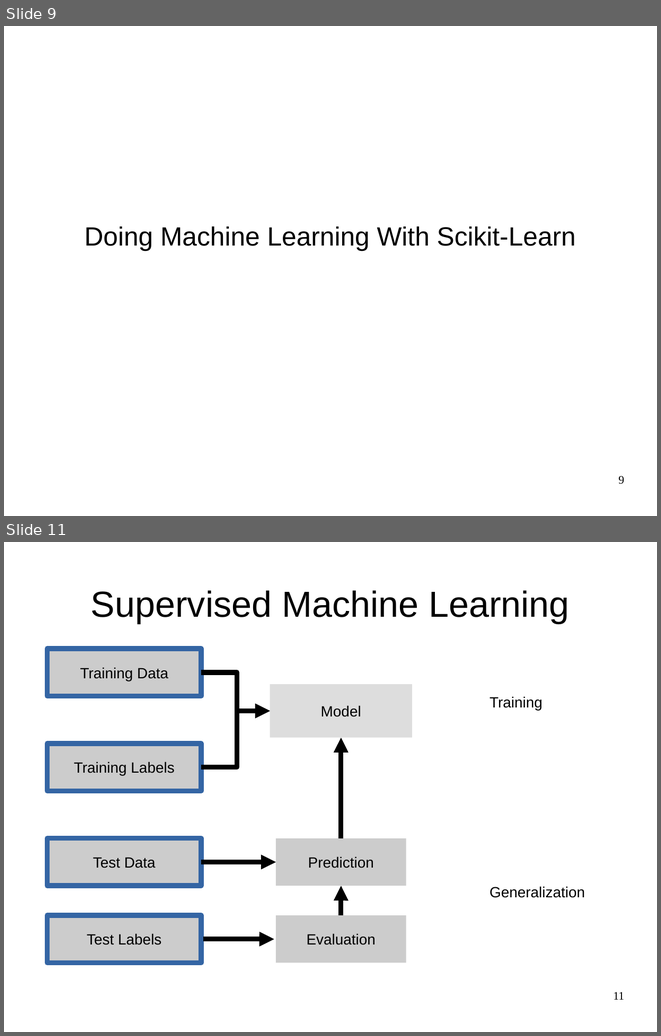
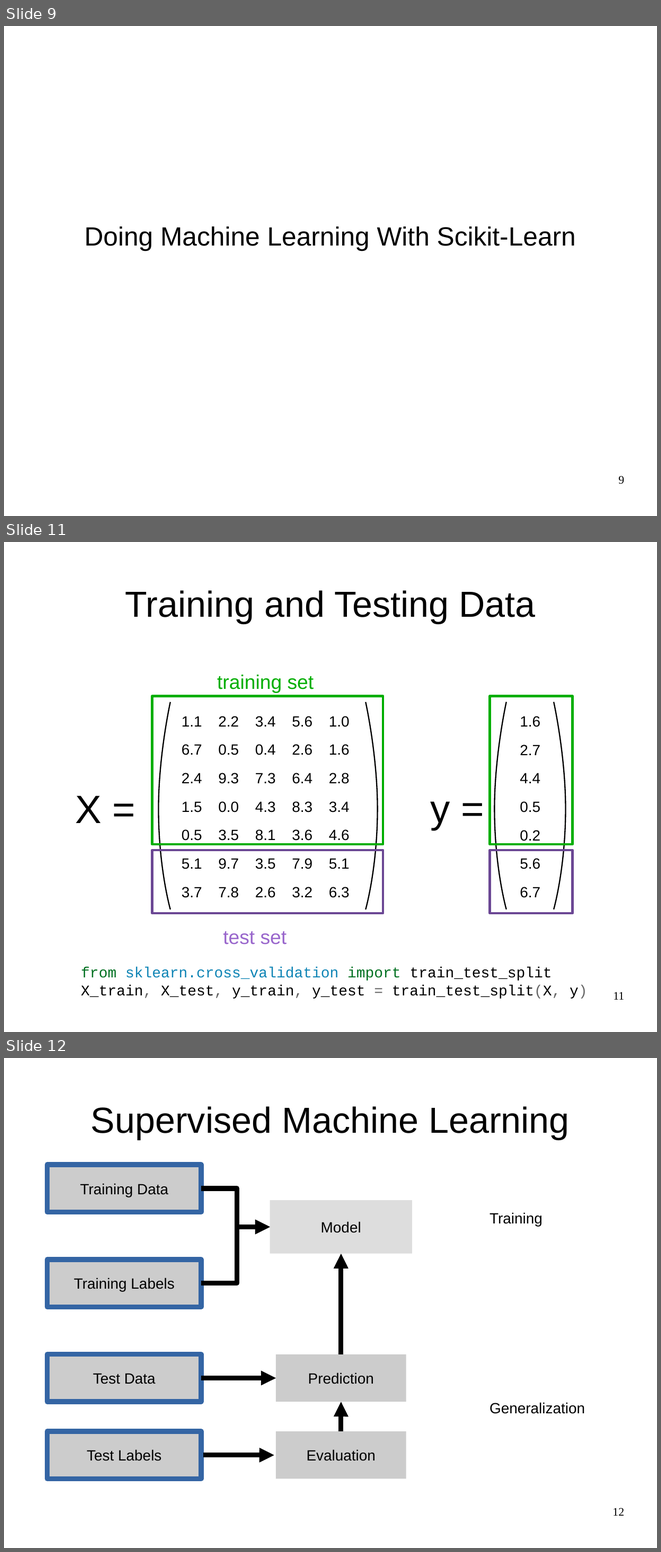
Before and after one commit to amueller/talks_odt, a slide deck: machine-learning-with-scikit-learn - pydata strata nyc 2015 - 45 minutes.odp. Shown one above the other, each under a label of ours: slides 9 and 11 before the commit, slides 9, 11 and 12 after it; the slides between them are not shown. The pictures are 661x1036 and 661x1552 pixels, drawn with LibreOffice and Linux fonts; fonts in the diff are those of the drawing. Boxes give left, top, right and bottom in pixels: in the first picture for what was removed or moved away, otherwise in the second. Text is boxed around its words. In the diff, an @@ line names an element or a change of style, - is before the commit and + after.

```diff
--- a/machine-learning-with-scikit-learn - pydata strata nyc 2015 - 45 minutes.odp
+++ b/machine-learning-with-scikit-learn - pydata strata nyc 2015 - 45 minutes.odp
@@ slide 11 added at [4, 542, 657, 1032], background #FFFFFF @@
@@ title added at [125, 590, 535, 623], 44 pt, text #000000 @@
+Training and Testing Data
@@ text added at [217, 674, 314, 693], 24 pt, text #00AE00 @@
+training set
@@ rectangle added at [152, 696, 383, 844], outline #00AE00 2.89 pt @@
@@ rectangle added at [490, 696, 573, 844], outline #00AE00 2.89 pt @@
@@ freeform shape added at [159, 702, 170, 909], outline #000000 1.5 pt @@
@@ table added at [176, 711, 360, 909], 7 rows, 5 columns @@
+1.1 | 2.2 | 3.4 | 5.6 | 1.0
+6.7 | 0.5 | 0.4 | 2.6 | 1.6
+2.4 | 9.3 | 7.3 | 6.4 | 2.8
+1.5 | 0.0 | 4.3 | 8.3 | 3.4
+0.5 | 3.5 | 8.1 | 3.6 | 4.6
+5.1 | 9.7 | 3.5 | 7.9 | 5.1
+3.7 | 7.8 | 2.6 | 3.2 | 6.3
@@ freeform shape added at [366, 702, 378, 909], outline #000000 1.5 pt @@
@@ freeform shape added at [495, 702, 506, 909], outline #000000 1.5 pt @@
@@ table added at [514, 711, 551, 909], 7 rows, 1 columns @@
+1.6
+2.7
+4.4
+0.5
+0.2
+5.6
+6.7
@@ freeform shape added at [554, 702, 566, 909], outline #000000 1.5 pt @@
@@ text added at [75, 795, 102, 823], 48 pt, text #000000 @@
+X =
@@ text added at [431, 801, 450, 830], 48 pt, text #000000 @@
+y =
@@ rectangle added at [152, 850, 383, 913], outline #6B4794 2.89 pt @@
@@ rectangle added at [490, 850, 573, 913], outline #6B4794 2.89 pt @@
@@ text added at [223, 931, 287, 944], 24 pt, text #9966CC @@
+test set
@@ text added at [81, 967, 588, 998], 18 pt, text #000000 @@
+from sklearn.cross_validation import train_test_split
+X_train, X_test, y_train, y_test = train_test_split(X, y)
@@ page number added at [613, 991, 624, 999], 14 pt, text #000000 @@
+11
@@ what was slide 11 is now slide 12 @@
@@ page number at [612, 1507, 624, 1515]: text changed @@
-11
+12
```
Also in this commit, not shown: 8 slides changed, 2 other slides added, 2 slides removed.
